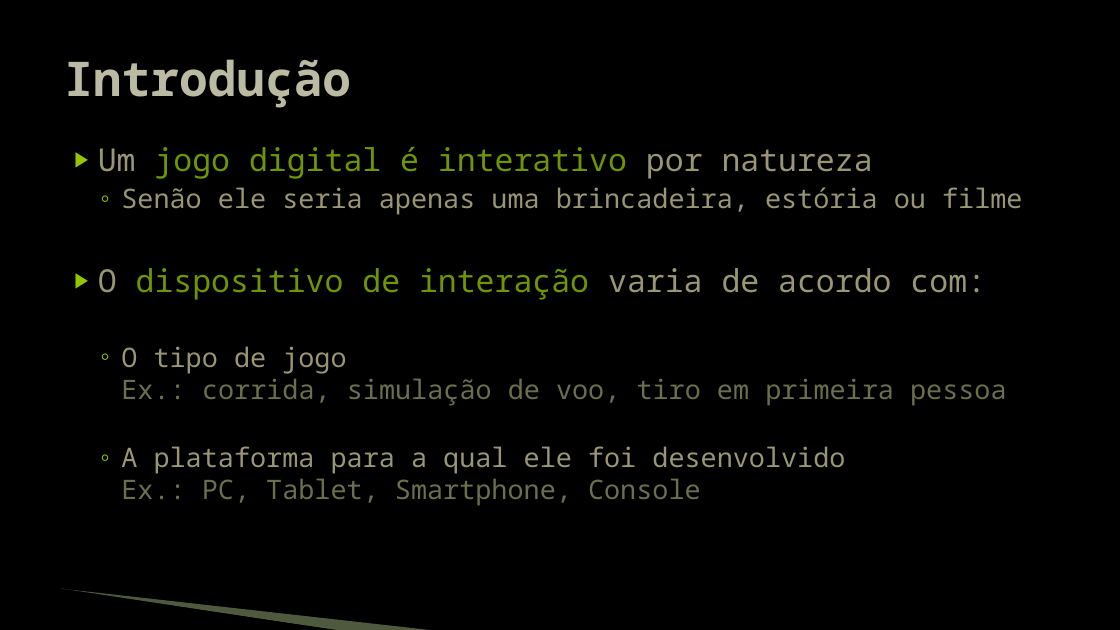
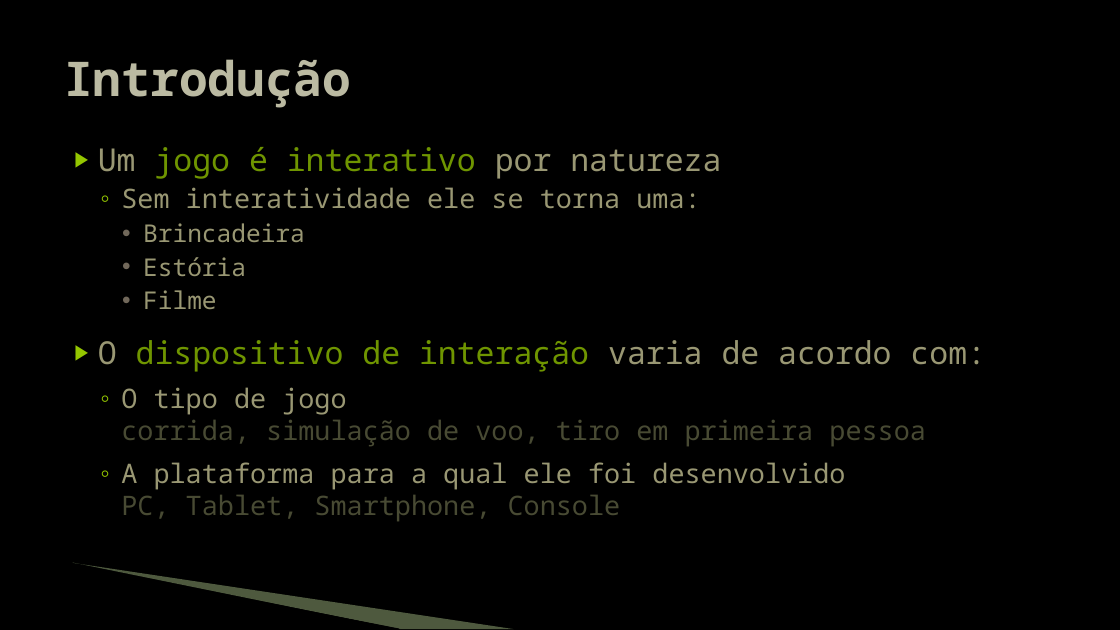
Before and after one commit to JudsonSS/Jogos, a slide deck: slide 2 of Slides/03. Teclado e Mouse.pptx. Drawn at 1120x630 pixels with LibreOffice and Linux fonts; fonts in the diff are those of the drawing; background and template pictures are left out. Boxes give left, top, right and bottom in pixels: in the first picture for what was removed or moved away, otherwise in the second. Text is boxed around its words. In the diff, an @@ line names an element or a change of style, - is before the commit and + after.

```diff
--- a/Slides/03. Teclado e Mouse.pptx
+++ b/Slides/03. Teclado e Mouse.pptx
@@ text at <box>98,147,721,309</box>: text changed @@
-▶ Um jogo digital é interativo por natureza
-  ◦ Senão ele seria apenas uma brincadeira, estória ou filme
+▶ Um jogo é interativo por natureza
+  ◦ Sem interatividade ele se torna uma:
+    • Brincadeira
+    • Estória
+    • Filme
@@ text at <box>98,340,986,372</box>: more space between paragraphs @@
@@ text at <box>121,387,926,521</box>: text changed; text colour #6C6F4C to #484A32 @@
-  ◦ O tipo de jogo
-    Ex.: corrida, simulação de voo, tiro em primeira pessoa
-  ◦ A plataforma para a qual ele foi desenvolvido
-    Ex.: PC, Tablet, Smartphone, Console
+  ◦ O tipo de jogo
+    corrida, simulação de voo, tiro em primeira pessoa
+  ◦ A plataforma para a qual ele foi desenvolvido
+    PC, Tablet, Smartphone, Console
@@ freeform shape: place and size @@
-freeform shape at <box>60,590,340,630</box>
+freeform shape at <box>71,565,400,629</box>
@@ freeform shape: place and size @@
-freeform shape at <box>61,589,437,630</box>
+freeform shape at <box>73,563,514,629</box>
```
Also in this commit, not shown: 12 other slides changed, 1 other file.
